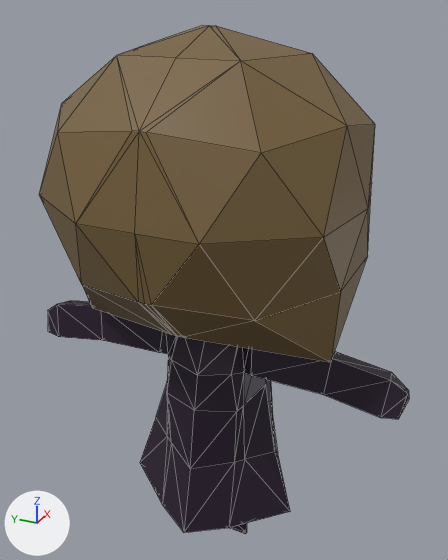
The glTF model public/models/minime.gltf as it was, and as the next commit left it.
Both versions are drawn from a 50 mm camera at (-1.81, -0.862, 1.391) aimed at (0.084, -0.01, 0.445). Arrows for +X, +Y and +Z are at lower left; the lights stay in place. Mesh edges are drawn as thin lines. Where no turn or scale is listed for an object, it has been applied to the vertices. Vertices at the same position are counted once.
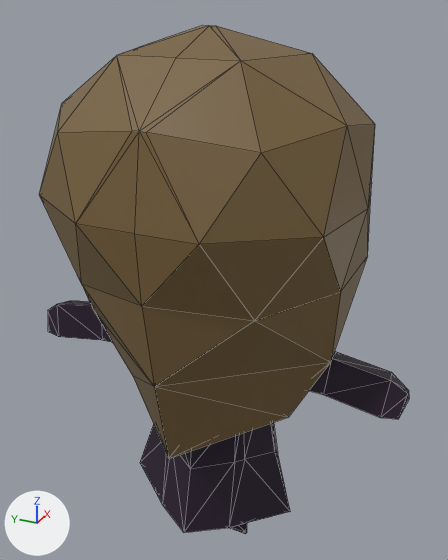
Commit message: add better hair

Pixel boxes (x1, y1, x2, y2) of what changed, in the pictures (448 x 560 px; the box of a moved part takes in the faces that stretch with it):
part 1 of me_cylinder_001, moved or reshaped
    before: (76, 224, 330, 362)
    after: (76, 224, 331, 458)

What changed in the scene script:
```text
Change me_cylinder_001:
    used by ob_cylinder; location = (0.0, 0.0, 0.0)
    remove me_cylinder_001.from_pydata(...)  # 203 vertices, 400 faces; spans x -0.48..0.48, y -0.72..0.72, z -0.74..1.31
    add me_cylinder_001.from_pydata(...)  # 204 vertices, 404 faces; spans x -0.48..0.48, y -0.72..0.72, z -0.74..1.31
    me_cylinder_001 part 1
    6 vertices are removed from x -0.45..-0.26, y -0.02..0.02, z 0.39..0.59
    21 faces are deleted
    7 vertices are added at x -0.46..-0.05, y -0.33..0.33, z -0.05..0.59
    22 new faces join them, mat_hair (brown #77603b)
    3 new faces join them, mat_skin (beige #e7ceb5)
```
